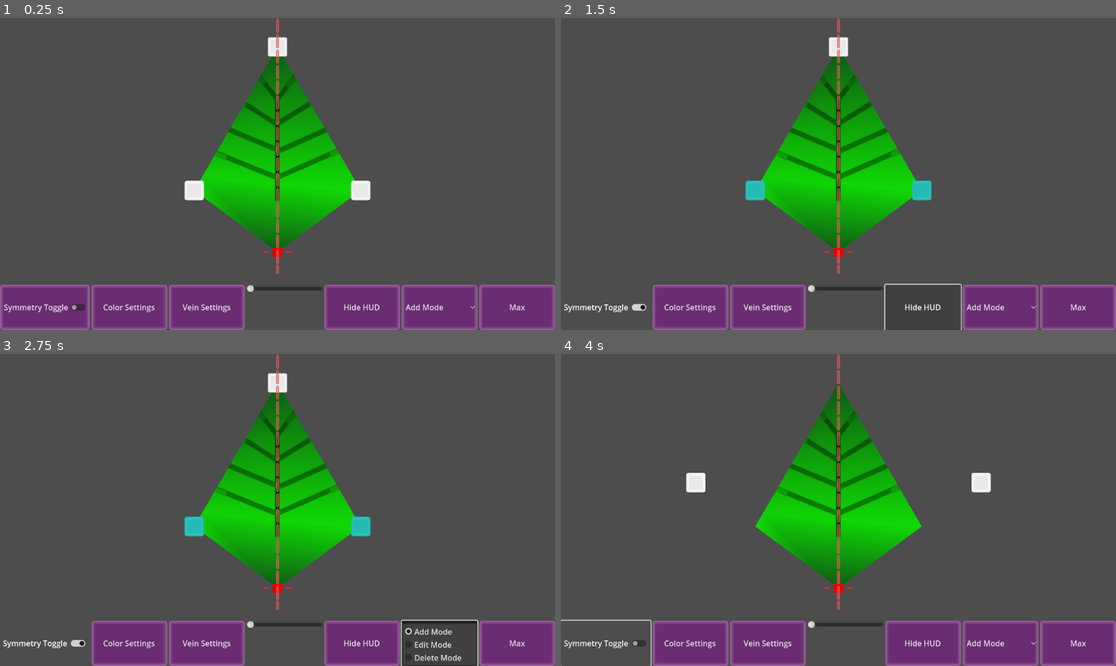
Above: before the commit, frames 1-4 (two rows, left to right).
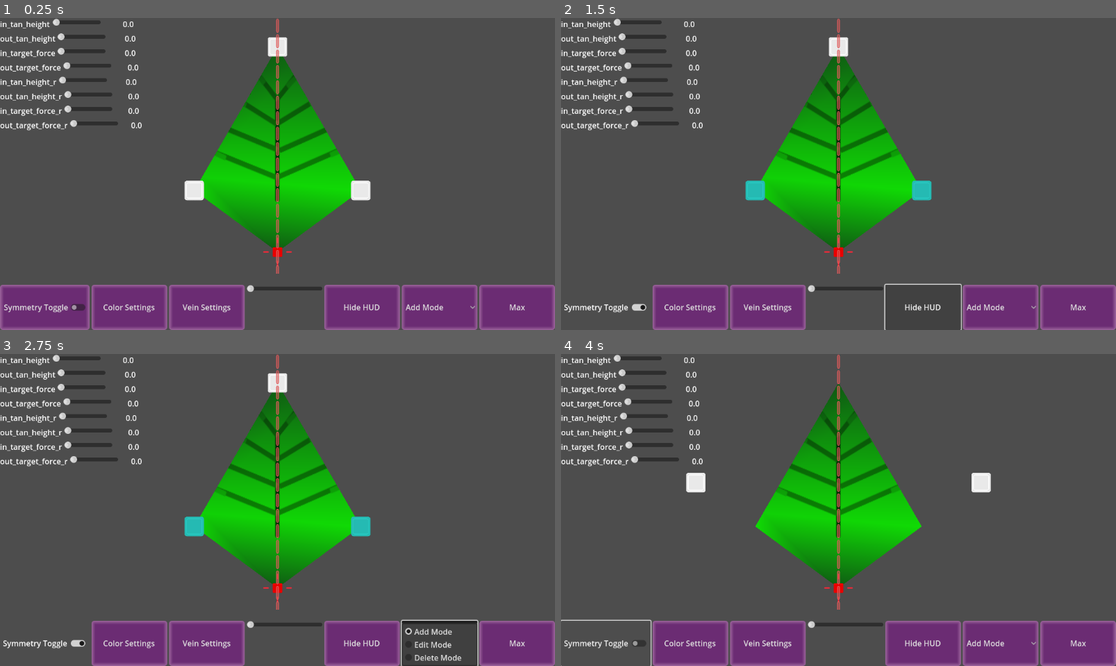
Above: after the commit, the same moments.

Repository: LettucePie/persephone
Game: Godot game, scene res://design/leafmaker.tscn
Same seed, same stepped clock (60 frames per second), same inputs: the game is played once before the commit and once after it.
Inputs:
- Up to frame 1 (0.25 s): no input
- Up to frame 2 (1.5 s): click "Symmetry Toggle" at 0.5 s; click "Hide HUD" at 1.25 s
- Up to frame 3 (2.75 s): click "Add Mode" at 2 s
- Up to frame 4 (4 s): click "Max" at 2.75 s; click "Symmetry Toggle" at 3.5 s

The runs differ from the first frame. In frame 1, 1.8% of the frame differs, in the area x 0-26%, y 0-37%; in frame 2, 1.8%; in frame 3, 1.8%; in frame 4, 1.8%.

Commit message:
Added diagnostic slider controls for vanishing bug

Diff:
--- /dev/null
+++ b/design/AdjustmentSlide.gd
@@ -0,0 +1,22 @@
+extends HBoxContainer
+
+@export_enum("In_Height", "Out_Height", "In_Force", "Out_Force") var adjustment : int
+@export var round : bool = false
+signal changed_value(target, value)
+signal changed_round_value(target, value)
+
+func _ready():
+	pass
+
+
+# Called every frame. 'delta' is the elapsed time since the previous frame.
+func _process(delta):
+	pass
+
+
+func _on_h_slider_value_changed(value):
+	$value.text = str(value)
+	if round:
+		emit_signal("changed_round_value", adjustment, value)
+	else:
+		emit_signal("changed_value", adjustment, value)
--- a/design/leafmaker.tscn
+++ b/design/leafmaker.tscn
@@ -8,6 +8,7 @@
 [ext_resource type="Theme" uid="uid://buu3fgon4752m" path="res://design/designer_tools_theme.tres" id="7"]
 [ext_resource type="Texture2D" uid="uid://b1r6b1l3mdxc6" path="res://design/symmetry_dash_mini.png" id="8"]
 [ext_resource type="Texture2D" uid="uid://dfrapqr50au6w" path="res://design/leaf_texture.png" id="9"]
+[ext_resource type="Script" path="res://design/AdjustmentSlide.gd" id="9_jsd65"]
 
 [sub_resource type="Gradient" id="1"]
 offsets = PackedFloat32Array(0, 0.481283, 1)
@@ -121,6 +122,232 @@
 anchor_bottom = 0.822
 offset_bottom = -0.200012
 
+[node name="VBoxContainer" type="VBoxContainer" parent="ui/table"]
+layout_mode = 1
+anchors_preset = -1
+anchor_right = 0.277
+anchor_bottom = 0.406
+offset_right = -0.104004
+offset_bottom = 19.8229
+
+[node name="AdjustmentSlide" type="HBoxContainer" parent="ui/table/VBoxContainer"]
+layout_mode = 2
+size_flags_vertical = 6
+script = ExtResource("9_jsd65")
+
+[node name="Label" type="Label" parent="ui/table/VBoxContainer/AdjustmentSlide"]
+layout_mode = 2
+size_flags_horizontal = 6
+text = "in_tan_height"
+horizontal_alignment = 1
+vertical_alignment = 1
+
+[node name="HSlider" type="HSlider" parent="ui/table/VBoxContainer/AdjustmentSlide"]
+custom_minimum_size = Vector2(100, 0)
+layout_mode = 2
+size_flags_horizontal = 6
+max_value = 1.0
+step = 0.05
+
+[node name="value" type="Label" parent="ui/table/VBoxContainer/AdjustmentSlide"]
+layout_mode = 2
+size_flags_horizontal = 6
+text = "0.0"
+horizontal_alignment = 1
+vertical_alignment = 1
+
+[node name="AdjustmentSlide2" type="HBoxContainer" parent="ui/table/VBoxContainer"]
+layout_mode = 2
+size_flags_vertical = 6
+script = ExtResource("9_jsd65")
+adjustment = 1
+
+[node name="Label" type="Label" parent="ui/table/VBoxContainer/AdjustmentSlide2"]
+layout_mode = 2
+size_flags_horizontal = 6
+text = "out_tan_height"
+horizontal_alignment = 1
+vertical_alignment = 1
+
+[node name="HSlider" type="HSlider" parent="ui/table/VBoxContainer/AdjustmentSlide2"]
+custom_minimum_size = Vector2(100, 0)
+layout_mode = 2
+size_flags_horizontal = 6
+max_value = 1.0
+step = 0.05
+
+[node name="value" type="Label" parent="ui/table/VBoxContainer/AdjustmentSlide2"]
+layout_mode = 2
+size_flags_horizontal = 6
+text = "0.0"
+horizontal_alignment = 1
+vertical_alignment = 1
+
+[node name="AdjustmentSlide3" type="HBoxContainer" parent="ui/table/VBoxContainer"]
+layout_mode = 2
+size_flags_vertical = 6
+script = ExtResource("9_jsd65")
+adjustment = 2
+
+[node name="Label" type="Label" parent="ui/table/VBoxContainer/AdjustmentSlide3"]
+layout_mode = 2
+size_flags_horizontal = 6
+text = "in_target_force"
+horizontal_alignment = 1
+vertical_alignment = 1
+
+[node name="HSlider" type="HSlider" parent="ui/table/VBoxContainer/AdjustmentSlide3"]
+custom_minimum_size = Vector2(100, 0)
+layout_mode = 2
+size_flags_horizontal = 6
+max_value = 1.0
+step = 0.05
+
+[node name="value" type="Label" parent="ui/table/VBoxContainer/AdjustmentSlide3"]
+layout_mode = 2
+size_flags_horizontal = 6
+text = "0.0"
+horizontal_alignment = 1
+vertical_alignment = 1
+
+[node name="AdjustmentSlide4" type="HBoxContainer" parent="ui/table/VBoxContainer"]
+layout_mode = 2
+size_flags_vertical = 6
+script = ExtResource("9_jsd65")
+adjustment = 3
+
+[node name="Label" type="Label" parent="ui/table/VBoxContainer/AdjustmentSlide4"]
+layout_mode = 2
+size_flags_horizontal = 6
+text = "out_target_force"
+horizontal_alignment = 1
+vertical_alignment = 1
+
+[node name="HSlider" type="HSlider" parent="ui/table/VBoxContainer/AdjustmentSlide4"]
+custom_minimum_size = Vector2(100, 0)
+layout_mode = 2
+size_flags_horizontal = 6
+max_value = 1.0
+step = 0.05
+
+[node name="value" type="Label" parent="ui/table/VBoxContainer/AdjustmentSlide4"]
+layout_mode = 2
+size_flags_horizontal = 6
+text = "0.0"
+horizontal_alignment = 1
+vertical_alignment = 1
+
+[node name="AdjustmentSlide5" type="HBoxContainer" parent="ui/table/VBoxContainer"]
+layout_mode = 2
+size_flags_vertical = 6
+script = ExtResource("9_jsd65")
+round = true
+
+[node name="Label" type="Label" parent="ui/table/VBoxContainer/AdjustmentSlide5"]
+layout_mode = 2
+size_flags_horizontal = 6
+text = "in_tan_height_r"
+horizontal_alignment = 1
+vertical_alignment = 1
+
+[node name="HSlider" type="HSlider" parent="ui/table/VBoxContainer/AdjustmentSlide5"]
+custom_minimum_size = Vector2(100, 0)
+layout_mode = 2
+size_flags_horizontal = 6
+max_value = 1.0
+step = 0.05
+
+[node name="value" type="Label" parent="ui/table/VBoxContainer/AdjustmentSlide5"]
+layout_mode = 2
+size_flags_horizontal = 6
+text = "0.0"
+horizontal_alignment = 1
+vertical_alignment = 1
+
+[node name="AdjustmentSlide6" type="HBoxContainer" parent="ui/table/VBoxContainer"]
+layout_mode = 2
+size_flags_vertical = 6
+script = ExtResource("9_jsd65")
+adjustment = 1
+round = true
+
+[node name="Label" type="Label" parent="ui/table/VBoxContainer/AdjustmentSlide6"]
+layout_mode = 2
+size_flags_horizontal = 6
+text = "out_tan_height_r"
+horizontal_alignment = 1
+vertical_alignment = 1
+
+[node name="HSlider" type="HSlider" parent="ui/table/VBoxContainer/AdjustmentSlide6"]
+custom_minimum_size = Vector2(100, 0)
+layout_mode = 2
+size_flags_horizontal = 6
+max_value = 1.0
+step = 0.05
+
+[node name="value" type="Label" parent="ui/table/VBoxContainer/AdjustmentSlide6"]
+layout_mode = 2
+size_flags_horizontal = 6
+text = "0.0"
+horizontal_alignment = 1
+vertical_alignment = 1
+
+[node name="AdjustmentSlide7" type="HBoxContainer" parent="ui/table/VBoxContainer"]
+layout_mode = 2
+size_flags_vertical = 6
+script = ExtResource("9_jsd65")
+adjustment = 2
+round = true
+
+[node name="Label" type="Label" parent="ui/table/VBoxContainer/AdjustmentSlide7"]
+layout_mode = 2
+size_flags_horizontal = 6
+text = "in_target_force_r"
+horizontal_alignment = 1
+vertical_alignment = 1
+
+[node name="HSlider" type="HSlider" parent="ui/table/VBoxContainer/AdjustmentSlide7"]
+custom_minimum_size = Vector2(100, 0)
+layout_mode = 2
+size_flags_horizontal = 6
+max_value = 1.0
+step = 0.05
+
+[node name="value" type="Label" parent="ui/table/VBoxContainer/AdjustmentSlide7"]
+layout_mode = 2
+size_flags_horizontal = 6
+text = "0.0"
+horizontal_alignment = 1
+vertical_alignment = 1
+
+[node name="AdjustmentSlide8" type="HBoxContainer" parent="ui/table/VBoxContainer"]
+layout_mode = 2
+size_flags_vertical = 6
+script = ExtResource("9_jsd65")
+adjustment = 3
+round = true
+
+[node name="Label" type="Label" parent="ui/table/VBoxContainer/AdjustmentSlide8"]
+layout_mode = 2
+size_flags_horizontal = 6
+text = "out_target_force_r"
+horizontal_alignment = 1
+vertical_alignment = 1
+
+[node name="HSlider" type="HSlider" parent="ui/table/VBoxContainer/AdjustmentSlide8"]
+custom_minimum_size = Vector2(100, 0)
+layout_mode = 2
+size_flags_horizontal = 6
+max_value = 1.0
+step = 0.05
+
+[node name="value" type="Label" parent="ui/table/VBoxContainer/AdjustmentSlide8"]
+layout_mode = 2
+size_flags_horizontal = 6
+text = "0.0"
+horizontal_alignment = 1
+vertical_alignment = 1
+
 [connection signal="ready" from="canvas" to="." method="_on_canvas_ready"]
 [connection signal="ready" from="ui" to="." method="_on_ui_ready"]
 [connection signal="resized" from="ui" to="canvas" method="_on_ui_resized"]
@@ -130,3 +357,19 @@
 [connection signal="item_selected" from="ui/HBoxContainer/Mode" to="ui" method="_on_mode_item_selected"]
 [connection signal="pressed" from="ui/HBoxContainer/Maximize" to="canvas" method="_on_Maximize_pressed"]
 [connection signal="gui_input" from="ui/table" to="canvas" method="_on_table_gui_input"]
+[connection signal="changed_value" from="ui/table/VBoxContainer/AdjustmentSlide" to="canvas" method="_on_adjustment_slide_changed_value"]
+[connection signal="value_changed" from="ui/table/VBoxContainer/AdjustmentSlide/HSlider" to="ui/table/VBoxContainer/AdjustmentSlide" method="_on_h_slider_value_changed"]
+[connection signal="changed_value" from="ui/table/VBoxContainer/AdjustmentSlide2" to="canvas" method="_on_adjustment_slide_changed_value"]
+[connection signal="value_changed" from="ui/table/VBoxContainer/AdjustmentSlide2/HSlider" to="ui/table/VBoxContainer/AdjustmentSlide2" method="_on_h_slider_value_changed"]
+[connection signal="changed_value" from="ui/table/VBoxContainer/AdjustmentSlide3" to="canvas" method="_on_adjustment_slide_changed_value"]
+[connection signal="value_changed" from="ui/table/VBoxContainer/AdjustmentSlide3/HSlider" to="ui/table/VBoxContainer/AdjustmentSlide3" method="_on_h_slider_value_changed"]
+[connection signal="changed_value" from="ui/table/VBoxContainer/AdjustmentSlide4" to="canvas" method="_on_adjustment_slide_changed_value"]
+[connection signal="value_changed" from="ui/table/VBoxContainer/AdjustmentSlide4/HSlider" to="ui/table/VBoxContainer/AdjustmentSlide4" method="_on_h_slider_value_changed"]
+[connection signal="changed_round_value" from="ui/table/VBoxContainer/AdjustmentSlide5" to="canvas" method="_on_adjustment_slide_changed_round_value"]
+[connection signal="value_changed" from="ui/table/VBoxContainer/AdjustmentSlide5/HSlider" to="ui/table/VBoxContainer/AdjustmentSlide5" method="_on_h_slider_value_changed"]
+[connection signal="changed_round_value" from="ui/table/VBoxContainer/AdjustmentSlide6" to="canvas" method="_on_adjustment_slide_changed_round_value"]
+[connection signal="value_changed" from="ui/table/VBoxContainer/AdjustmentSlide6/HSlider" to="ui/table/VBoxContainer/AdjustmentSlide6" method="_on_h_slider_value_changed"]
+[connection signal="changed_round_value" from="ui/table/VBoxContainer/AdjustmentSlide7" to="canvas" method="_on_adjustment_slide_changed_round_value"]
+[connection signal="value_changed" from="ui/table/VBoxContainer/AdjustmentSlide7/HSlider" to="ui/table/VBoxContainer/AdjustmentSlide7" method="_on_h_slider_value_changed"]
+[connection signal="changed_round_value" from="ui/table/VBoxContainer/AdjustmentSlide8" to="canvas" method="_on_adjustment_slide_changed_round_value"]
+[connection signal="value_changed" from="ui/table/VBoxContainer/AdjustmentSlide8/HSlider" to="ui/table/VBoxContainer/AdjustmentSlide8" method="_on_h_slider_value_changed"]
--- a/design/leafmaker_canvas.gd
+++ b/design/leafmaker_canvas.gd
@@ -5,6 +5,14 @@
 @export var node_scale: Vector2 = Vector2(0.1, 0.1)
 @export var leaf_gradient_default: Gradient
 @export var leaf_texture_default: Texture2D
+@export var in_tangent_height : float = 1.0
+@export var out_tangent_height : float = 1.0
+@export var in_dir_force : float = 0.5
+@export var out_dir_force : float = 0.5
+@export var in_tangent_height_round : float = 1.0
+@export var out_tangent_height_round : float = 1.0
+@export var in_dir_force_round : float = 1.0
+@export var out_dir_force_round : float = 1.0
 
 
 class LeafPoint:
@@ -435,29 +443,29 @@
 	var mid_lower_pos = before_pos.lerp(after_pos, 0.5)
 	var height_vector = (leaf_point_pos - mid_lower_pos)
 	print("LeafPoint: ", leaf_point.curve_index, " at Position: ", leaf_point_pos)
-	print("Mid Lower Pos: ", mid_lower_pos)
-	print("Height Vec: ", height_vector)
+#	print("Mid Lower Pos: ", mid_lower_pos)
+#	print("Height Vec: ", height_vector)
 	## Differentiate influence to corners based on neighbors
-	var before_influence = 0.5
-	var after_influence = 0.5
-	var before_height = 1.0
-	var after_height = 1.0
+	var before_influence = in_dir_force
+	var after_influence = out_dir_force
+	var before_height = in_tangent_height
+	var after_height = out_tangent_height
 	if leaf_points[leaf_point.curve_index - 1].round_point:
-		before_influence = 1.0
-		before_height = 0.8
+		before_influence = in_dir_force_round
+		before_height = in_tangent_height_round
 	if leaf_points[leaf_point.curve_index + 1].round_point:
-		after_influence = 1.0
-		after_height = 0.8
+		after_influence = out_dir_force_round
+		after_height = out_tangent_height_round
 	## Find the upper corners of the super-imposed rectangle
 	var before_tang = before_pos + (height_vector * before_height)
 	var after_tang = after_pos + (height_vector * after_height)
-	print("Before Tangent: ", before_tang)
-	print("After Tangent: ", after_tang)
+#	print("Before Tangent: ", before_tang)
+#	print("After Tangent: ", after_tang)
 	## Calculate Vector Normal to the corners
 	var before_target = before_pos.lerp(before_tang, before_influence) - leaf_point_pos
 	var after_target = after_pos.lerp(after_tang, after_influence) - leaf_point_pos
-	print("Before Target: ", before_target)
-	print("After Target: ", after_target)
+#	print("Before Target: ", before_target)
+#	print("After Target: ", after_target)
 	leaf_curve.set_point_in(leaf_point.curve_index, before_target)
 	leaf_curve.set_point_out(leaf_point.curve_index, after_target)
 	leaf_point.visual_node.set_in_out_points(before_target, after_target)
@@ -598,3 +606,33 @@
 func _on_Maximize_pressed():
 #	print("Maximize Curve Pressed")
 	maximize_curve_scale(leaf_origin.position)
+
+
+func _on_adjustment_slide_changed_value(target, value):
+	if target == 0:
+		in_tangent_height = value
+	elif target == 1:
+		out_tangent_height = value
+	elif target == 2:
+		in_dir_force = value
+	elif target == 3:
+		out_dir_force = value
+	print("Updating Square_Point float params")
+	for lp in leaf_points:
+		if lp.round_point:
+			update_round_point(lp)
+
+
+func _on_adjustment_slide_changed_round_value(target, value):
+	if target == 0:
+		in_tangent_height_round = value
+	elif target == 1:
+		out_tangent_height_round = value
+	elif target == 2:
+		in_dir_force_round = value
+	elif target == 3:
+		out_dir_force_round = value
+	print("Updating Round_Point float params")
+	for lp in leaf_points:
+		if lp.round_point:
+			update_round_point(lp)
Not shown: 1 places in design/leafmaker.tscn that only renumber resources
